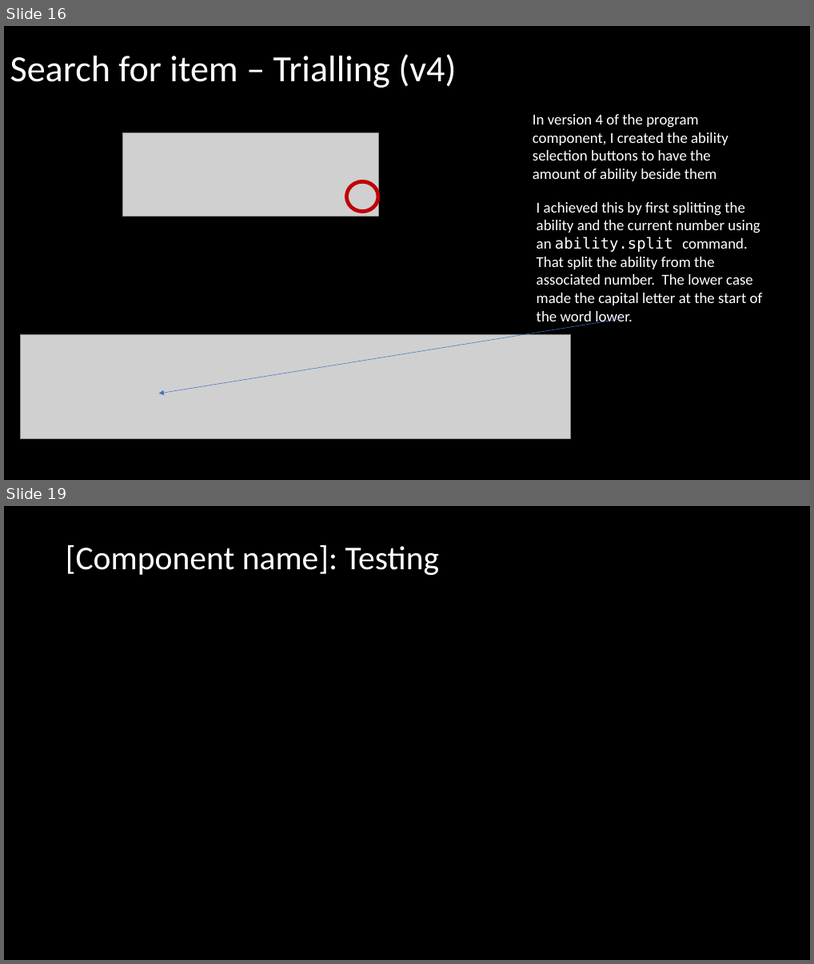
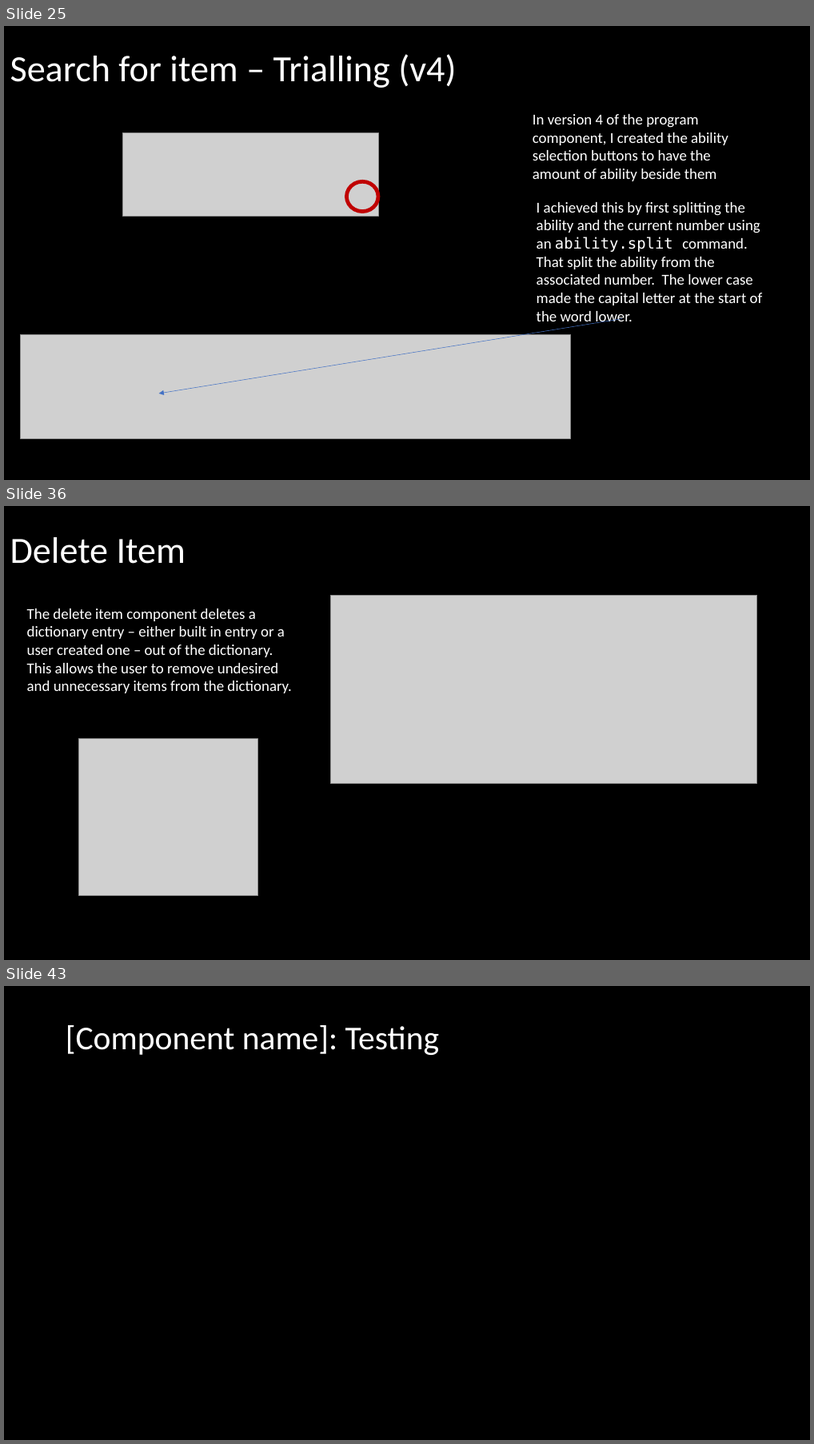
Before and after one commit to Joepapa101/2.7---2.8-Assessment, a slide deck: 2.7 and 2.8 Documentation Template.pptx. Shown one above the other, each under a label of ours: slides 16 and 19 before the commit, slides 25, 36 and 43 after it; the slides between them are not shown. The pictures are 814x964 and 814x1444 pixels, drawn with LibreOffice and Linux fonts; fonts in the diff are those of the drawing; grey boxes stand for pictures. Boxes give left, top, right and bottom in pixels: in the first picture for what was removed or moved away, otherwise in the second. Text is boxed around its words. In the diff, an @@ line names an element or a change of style, - is before the commit and + after.

```diff
--- a/2.7 and 2.8 Documentation Template.pptx
+++ b/2.7 and 2.8 Documentation Template.pptx
@@ slide 36 added at <box>4,506,810,960</box>, background #000000 @@
@@ title added at <box>10,537,186,564</box>, 44 pt, text #FFFFFF @@
+Delete Item
@@ picture added at <box>330,595,758,783</box> @@
@@ text added at <box>27,608,291,693</box>, 18 pt, text #FFFFFF @@
+The delete item component deletes a dictionary entry – either built in entry or a user created one – out of the dictionary. This allows the user to remove undesired and unnecessary items from the dictionary.
@@ picture added at <box>79,739,258,896</box> @@
@@ what was slide 16 is now slide 25 @@
@@ what was slide 19 is now slide 43 @@
```
Also in this commit, not shown: 5 slides changed, 24 other slides added, 1 slide removed, 10 other files.
